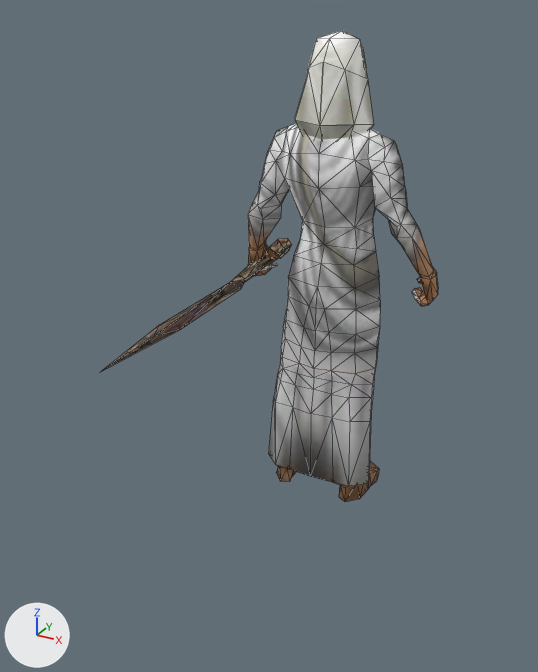
Before and after pictures for a commit that changed the glTF model assets/models/units/sele_healer.glb.
Camera for both pictures: a 50 mm camera at (1.05, -2.1, 1.76) aimed at (-0.14, 0.07, 0.68). Arrows for +X, +Y and +Z are at lower left; the lights stay in place. The picture after the commit comes second. Mesh edges are drawn as thin lines. Where no turn or scale is listed for an object, it has been applied to the vertices. Vertices at exactly the same position are counted once.

The first picture shows 'sele_healer_part0', 'sele_healer_part2', 'sele_healer_part3'.
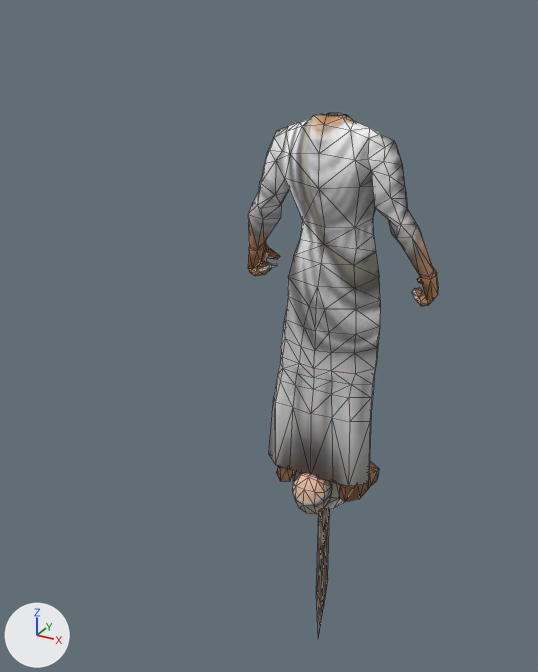
What the commit changed:
me_sele_healer_part1 is used by ob_sele_healer_part1; location (0.004, 0.277, 0.0).
me_sele_healer_part1 had 101 vertices, 188 faces and spanned x -0.074..0.074, y -0.089..0.119, z 1.41..1.672.
me_sele_healer_part1 now has 101 vertices, 188 faces and spans x -0.074..0.074, y -0.195..0.052, z -0.095..0.125.
me_sele_healer_part1 part 1: the whole mesh is turned 98.2 degrees about the x axis through its middle, then moved by (0.0, -0.082, -1.525).
me_sele_healer_part3 is used by ob_sele_healer_part3; location (0.004, 0.277, 0.0).
me_sele_healer_part3 had 59 vertices, 72 faces and spanned x -0.144..0.144, y -0.135..0.087, z 1.32..1.7.
me_sele_healer_part3 now has 59 vertices, 72 faces and spans x -0.144..0.144, y -0.119..0.08, z -0.123..0.266.
me_sele_healer_part3 part 2: the whole mesh is turned 8.2 degrees about the x axis through its middle, then moved by (0.0, 0.015, -1.438).
Mesh me_sele_healer_part2_1 is new.
It has 19 vertices, 34 faces and spans x -0.024..0.024, y -0.047..0.036, z -0.919..0.215.
It uses material mat_mat2 (picture img_tex2).
Object 'sele_healer_part2' (ob_sele_healer_part2) is deleted.
Object 'tool_Weapon' (ob_tool_weapon) is new; it shows me_sele_healer_part2_1.
Its location is (0.004, 0.277, 0.0).

Where the change shows, as pixel boxes (x1, y1, x2, y2) in the pictures (538 x 672 px):
'sele_healer_part3', moved, turned
    before: (295, 31, 374, 140)
    after: (293, 471, 344, 509)
'sele_healer_part2', deleted
    before: (100, 238, 292, 372)
'sele_healer_part1', moved, turned (not visible before)
    after: (293, 473, 332, 514)
'tool_Weapon', added
    after: (316, 509, 330, 639)
